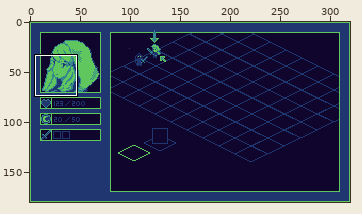
Pixel-art file: AsepriteExports/GUI Design Prototype.aseprite. The picture above shows the old version from afar; the outline marks the close-up.
Close-up. Before the commit:
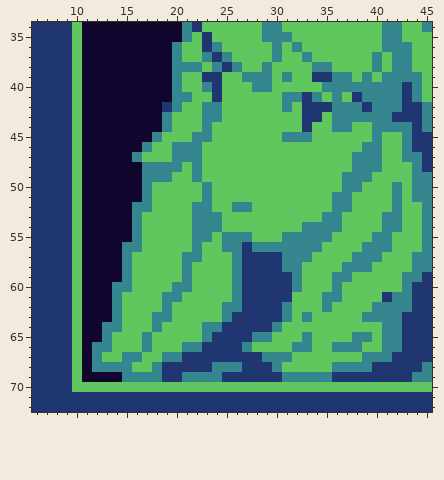
320x180 pixels, 1 frame. Shown: x 6..45, y 34..72. The commit also changed other parts of the picture, which this record leaves out.
New version:
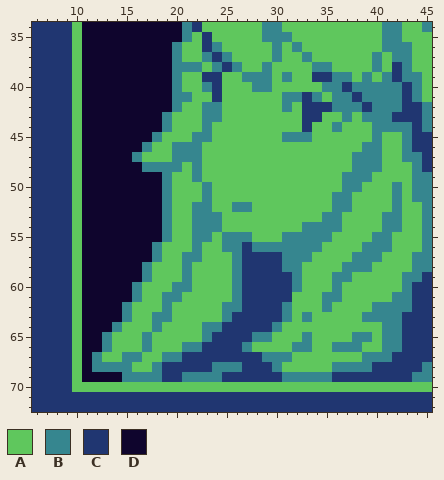
Palette (. is transparent): A #5fc75d  B #36868f  C #203671  D #0f052d
Edits made:
Layer "Portraits/Portrait Test":
Colour B gives way to colour A in row 43 at x 36 and 38; in row 44 at x 37.
Colour C gives way to colour A in row 61 at x 41.
Colour A gives way to colour B in row 41 at x 37; in rows 50 to 55 at x 19; in rows 56 to 57 at x 18; in rows 58 to 59 at x 17; in rows 60 to 61 at x 16; in rows 62 to 63 at x 15.
Colour B gives way to colour C in rows 38 to 39 at x 42; in row 40 at x 37.
Colour A gives way to colour D in rows 50 to 52 at x 18; in rows 53 to 55 at x 17 to 18; in row 56 at x 17; in row 57 at x 16 to 17; in rows 58 to 59 at x 16; in row 61 at x 15.
Colour B gives way to colour D in row 49 at x 17 to 18; in rows 50 to 51 at x 17; in row 52 at x 16 to 17; in rows 53 to 55 at x 16; in row 56 at x 15 to 16; in rows 57 to 59 at x 15.
Colour B gives way to colour D in row 60 at x 14 to 15; in rows 61 to 63 at x 14; in row 64 at x 13; in row 66 at x 12.
Colour C gives way to colour D in row 42 at x 19.
Changed places in both close-ups, as pixel boxes (x1, y1, x2, y2):
changed: (392, 62, 402, 82)
changed: (332, 82, 362, 132)
changed: (162, 102, 172, 112)
changed: (92, 172, 172, 352)
changed: (382, 292, 392, 302)
